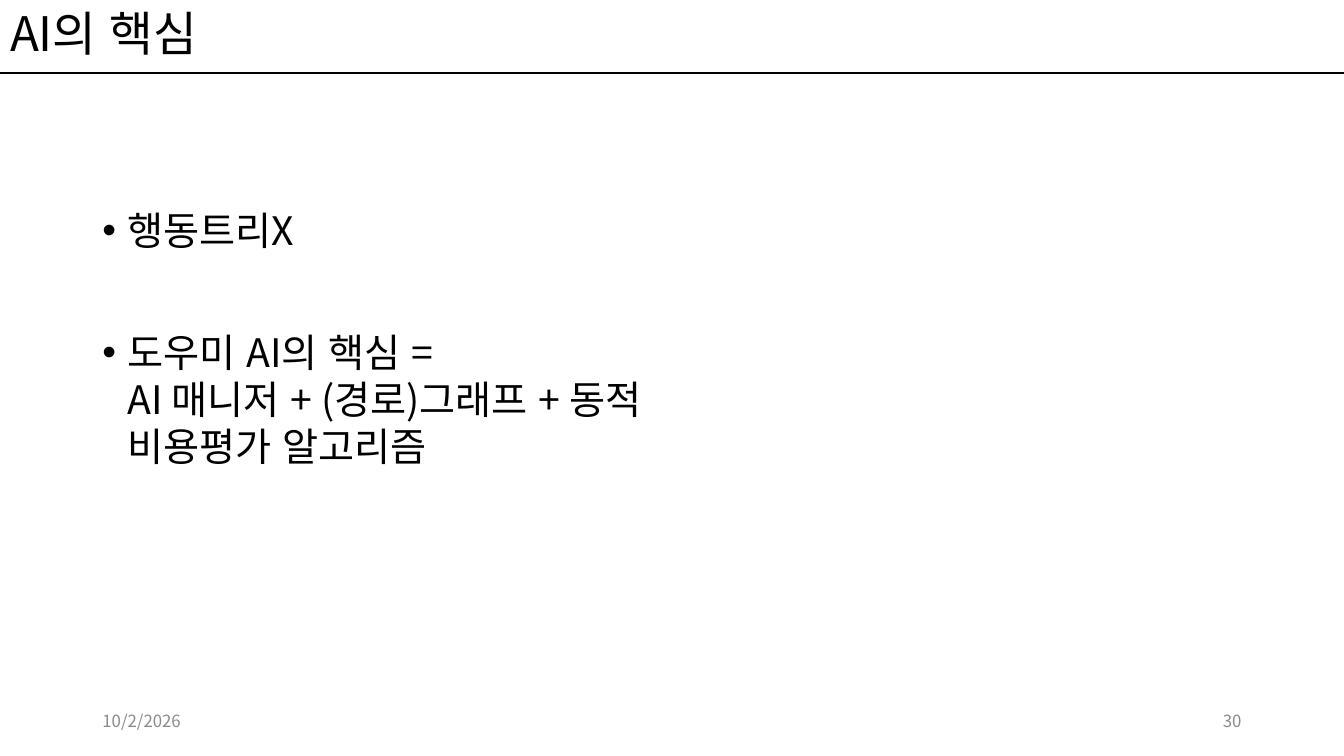
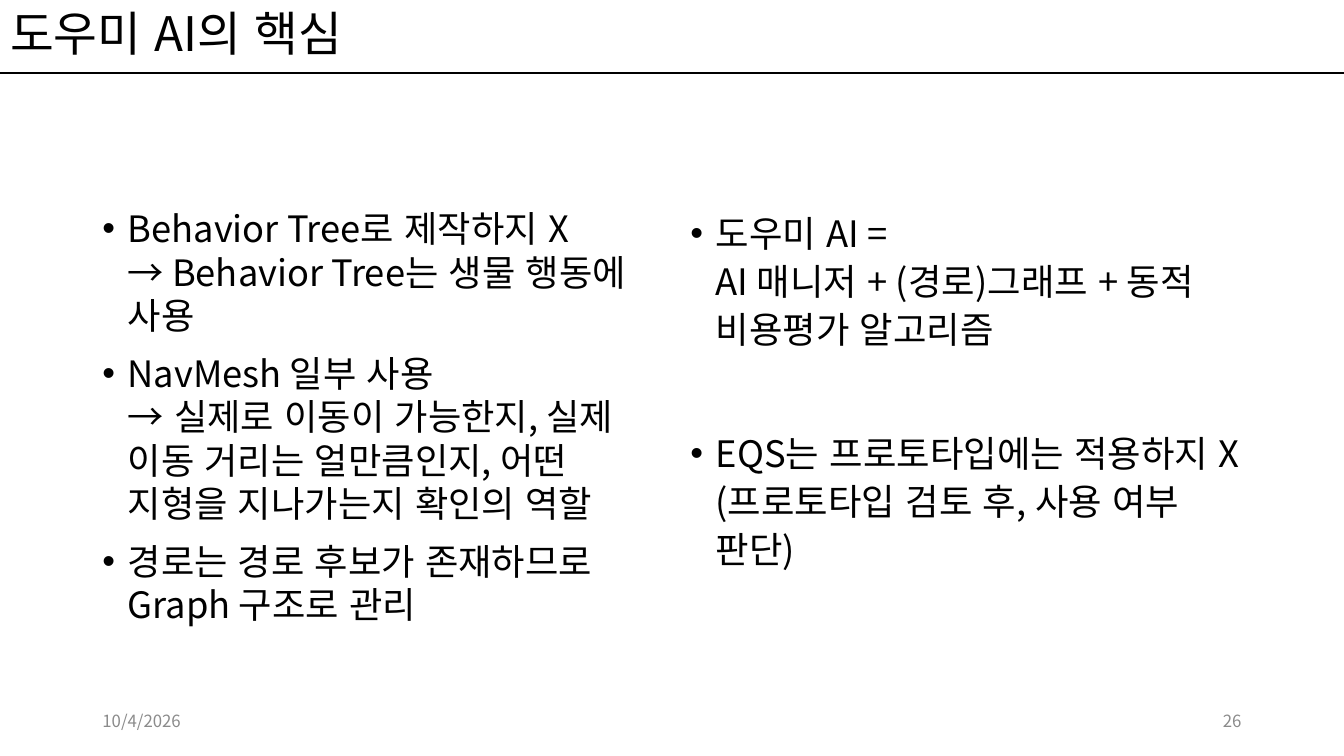
Before and after one commit to kwakyerin/2026_Graduation_Project, a slide deck: slide 26 of documents/HyunahKwon/design/designing/for_teammates/프로토타입_기획.pptx (slide 30 before the commit). Drawn at 1344x756 pixels with LibreOffice and Linux fonts; fonts in the diff are those of the drawing. Boxes give left, top, right and bottom in pixels: in the first picture for what was removed or moved away, otherwise in the second. Text is boxed around its words. In the diff, an @@ line names an element or a change of style, - is before the commit and + after.

Commit message:
프로토타입 기획서 가독성 증가 및 일부 수정

```diff
--- a/documents/HyunahKwon/design/designing/for_teammates/프로토타입_기획.pptx
+++ b/documents/HyunahKwon/design/designing/for_teammates/프로토타입_기획.pptx
@@ title at [10, 11, 342, 55]: text changed @@
-AI의 핵심
+도우미 AI의 핵심
@@ text at [128, 212, 626, 627]: text changed; size 28 to 25.9 pt @@
-• 행동트리X
-• 도우미 AI의 핵심 =
-  AI 매니저 + (경로)그래프 + 동적 비용평가 알고리즘
+• Behavior Tree로 제작하지 X
+  → Behavior Tree는 생물 행동에 사용
+• NavMesh 일부 사용
+  → 실제로 이동이 가능한지, 실제 이동 거리는 얼만큼인지, 어떤 지형을 지나가는지 확인의 역할
+• 경로는 경로 후보가 존재하므로 Graph 구조로 관리
@@ text added at [716, 217, 1240, 570], 26 pt, text #000000 @@
+• 도우미 AI =
+  AI 매니저 + (경로)그래프 + 동적 비용평가 알고리즘
+• EQS는 프로토타입에는 적용하지 X
+  (프로토타입 검토 후, 사용 여부 판단)
@@ text at [102, 714, 180, 730]: text changed @@
-10/2/2026
+10/4/2026
@@ page number at [1223, 714, 1242, 727]: text changed @@
-30
+26
```
Also in this commit, not shown: 33 other slides changed, 1 slide added.
